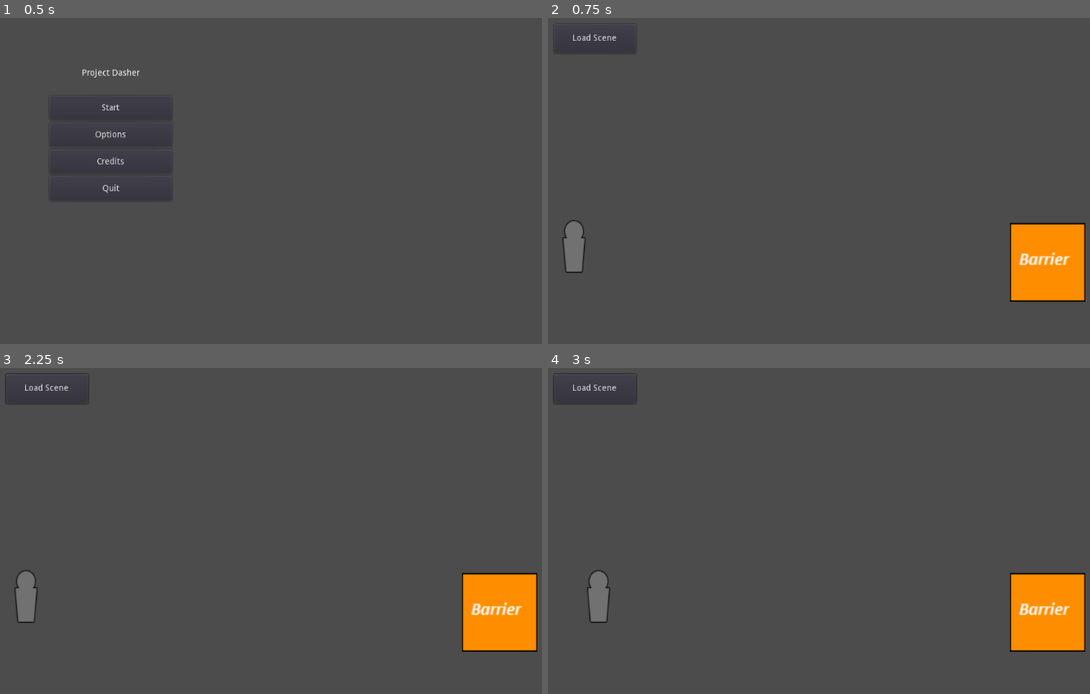
Above: before the commit, frames 1-4 (two rows, left to right).
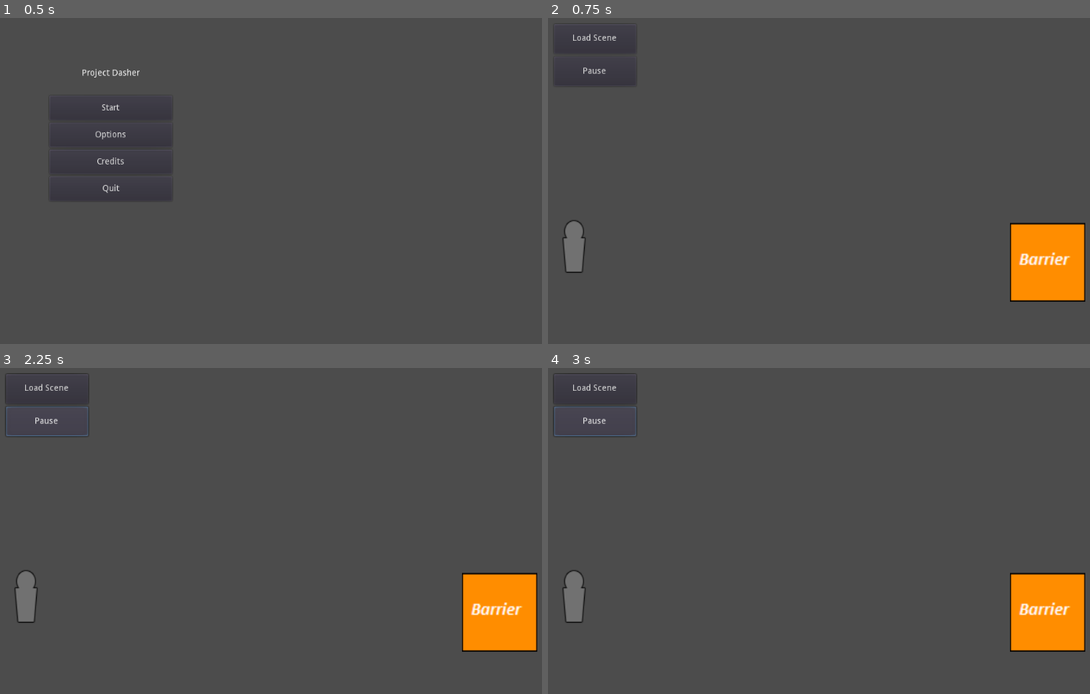
Above: after the commit, the same moments.

Repository: AnnsAnns/GameOff2019
Game: Godot game, scene res://Scenes/maps/MainMenuMap.tscn
The game is run twice, just before and just after one commit, with the same random seed, the same clock (stepped at 60 frames per second) and the same inputs.
Inputs (mouse positions are in pixels of both pictures, inside the frame that each line leads up to):
- Up to frame 1 (0.5 s): no input
- Up to frame 2 (0.75 s): click "Start" at 0.5 s
- Up to frame 3 (2.25 s): click "Load Scene" at 1.25 s; click (48, 420) at 2 s, where only the run after the commit has a clickable "Pause"
- Up to frame 4 (3 s): hold D (right) from 2.78 s (still down)

Frame 1 is identical in both runs. In frame 2, less than 0.1% of the frame differs, in the area x 6-11%, y 15-18%; in frame 3, 0.2%; in frame 4, 1.3%, in the area x 1-17%, y 11-79%.

Commit message:
Add pause/unpause button to hud

Diff:
--- /dev/null
+++ b/Scenes/Core/DasherGameMode.tscn
@@ -0,0 +1,8 @@
+[gd_scene load_steps=3 format=2]
+
+[ext_resource path="res://Scenes/Core/GameModeBase.tscn" type="PackedScene" id=1]
+[ext_resource path="res://Scripts/DasherGameMode.gd" type="Script" id=2]
+
+[node name="DasherGameMode" instance=ExtResource( 1 )]
+script = ExtResource( 2 )
+hud_class = "res://Scenes/Menus/DasherHUD.tscn"
--- a/Scenes/Menus/DasherHUD.tscn
+++ b/Scenes/Menus/DasherHUD.tscn
@@ -3,6 +3,7 @@
 [ext_resource path="res://Scripts/DasherHUD.gd" type="Script" id=1]
 
 [node name="DasherHUD" type="Control"]
+pause_mode = 2
 anchor_right = 1.0
 anchor_bottom = 1.0
 script = ExtResource( 1 )
@@ -13,4 +14,12 @@
 margin_right = 213.462
 margin_bottom = 125.433
 text = "Load Scene"
+
+[node name="Button_Pause" type="Button" parent="."]
+margin_left = 79.4621
+margin_top = 129.625
+margin_right = 213.462
+margin_bottom = 177.625
+text = "Pause"
 [connection signal="pressed" from="Button_LoadScene" to="." method="_on_Button_LoadScene_pressed"]
+[connection signal="pressed" from="Button_Pause" to="." method="_on_Button_Pause_pressed"]
--- a/Scenes/Menus/PauseMenu.tscn
+++ b/Scenes/Menus/PauseMenu.tscn
@@ -33,6 +33,7 @@
 text = "Options"
 
 [node name="Button_Quit" type="Button" parent="VBoxContainer"]
+pause_mode = 2
 margin_top = 132.0
 margin_right = 200.0
 margin_bottom = 172.0
--- a/Scenes/maps/test.tscn
+++ b/Scenes/maps/test.tscn
@@ -2,7 +2,7 @@
 
 [ext_resource path="res://Scenes/Characters/Player.tscn" type="PackedScene" id=1]
 [ext_resource path="res://Scenes/maps/Textures/barriertile.png" type="Texture" id=2]
-[ext_resource path="res://Scenes/Core/GameModeBase.tscn" type="PackedScene" id=3]
+[ext_resource path="res://Scenes/Core/DasherGameMode.tscn" type="PackedScene" id=3]
 
 [sub_resource type="RectangleShape2D" id=1]
 extents = Vector2( 60, 60 )
@@ -25,6 +25,5 @@
 position = Vector2( 36.2696, 46.383 )
 shape = SubResource( 1 )
 
-[node name="GameModeBase" parent="." instance=ExtResource( 3 )]
-hud_class = "res://Scenes/Menus/DasherHUD.tscn"
+[node name="DasherGameMode" parent="." instance=ExtResource( 3 )]
 [connection signal="body_entered" from="Barrier" to="Player" method="_on_Barrier_body_entered"]
--- /dev/null
+++ b/Scripts/DasherGameMode.gd
@@ -0,0 +1,18 @@
+extends "res://Scripts/GameModeBase.gd"
+
+var _is_game_paused = false
+
+# Called when the node enters the scene tree for the first time.
+func _ready():
+	pass # Replace with function body.
+
+func set_game_paused(new_is_game_paused):
+	if _is_game_paused == new_is_game_paused:
+		return
+
+	_is_game_paused = new_is_game_paused
+	get_tree().paused = new_is_game_paused
+
+# Called every frame. 'delta' is the elapsed time since the previous frame.
+#func _process(delta):
+#	pass
--- a/Scripts/DasherHUD.gd
+++ b/Scripts/DasherHUD.gd
@@ -15,3 +15,9 @@
 
 func _on_Button_LoadScene_pressed():
 	get_tree().change_scene("res://Scenes/maps/test.tscn")
+
+
+func _on_Button_Pause_pressed():
+	var tree = get_tree()
+	var game_mode = tree.get_root().get_node("SceneRoot/DasherGameMode")
+	game_mode.set_game_paused(not tree.paused)
